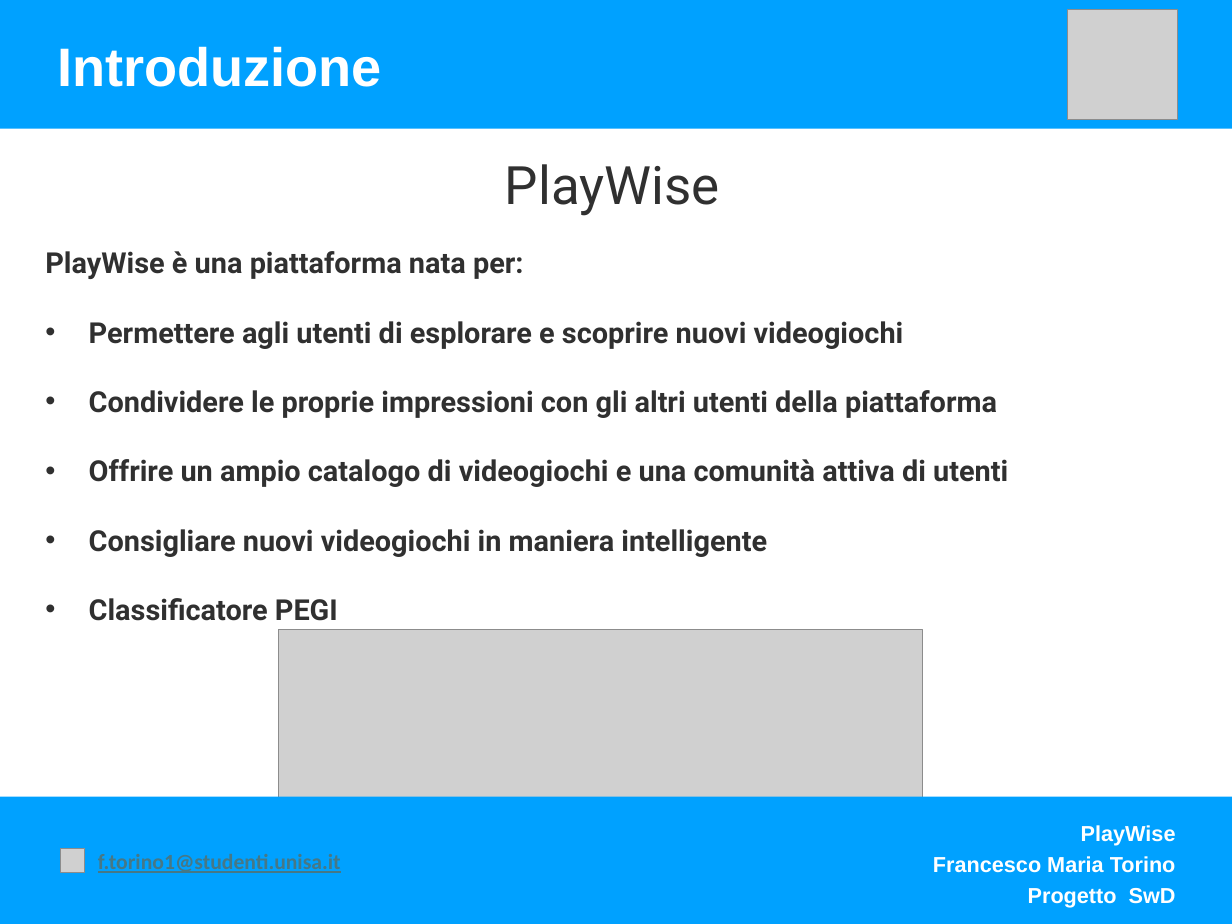
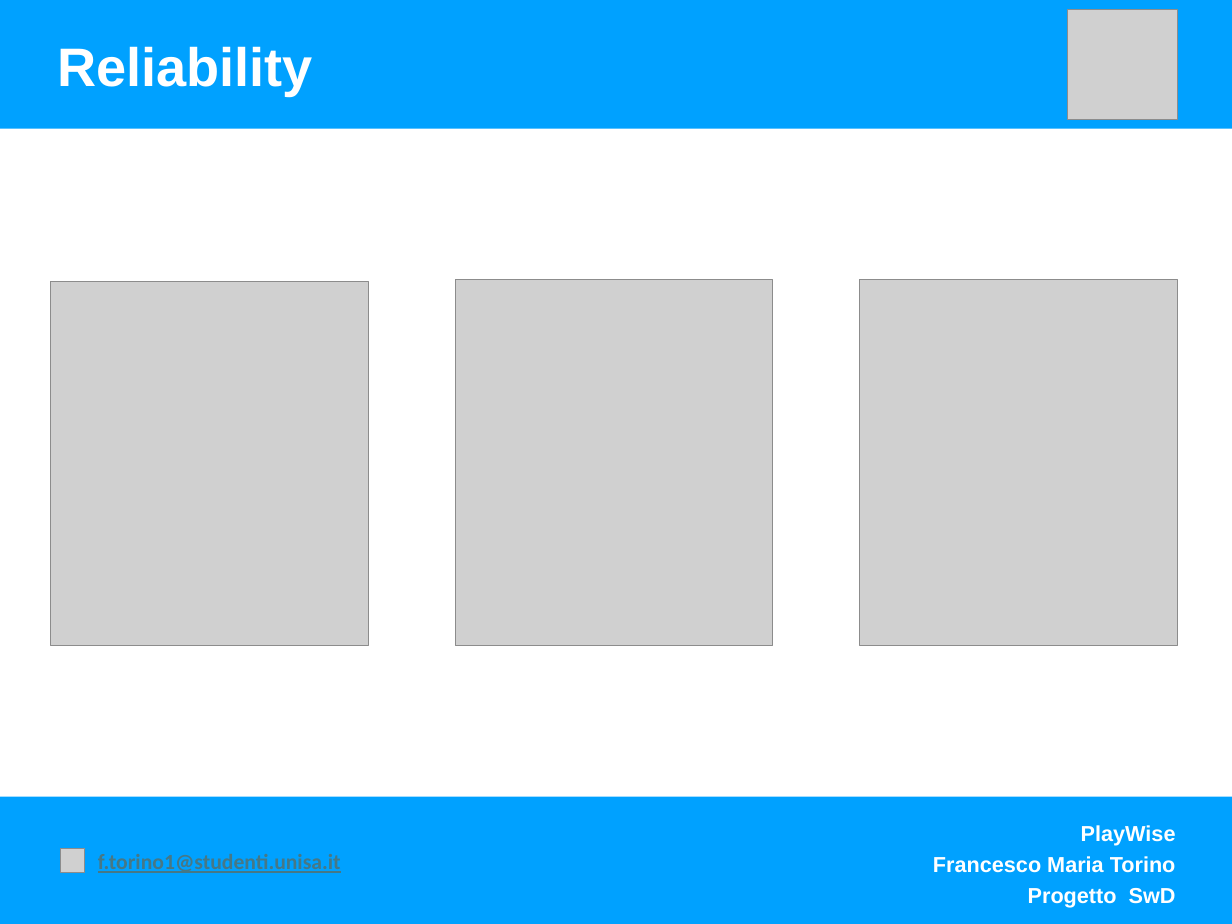
Before and after one commit to FrancescoTorino1999/PlayWiseDependability, a slide deck: slide 4 of Presentazione/Presentazione Playwise SwD.pptx (slide 2 before the commit). Drawn at 1232x924 pixels with LibreOffice and Linux fonts; fonts in the diff are those of the drawing; grey boxes stand for pictures. Boxes give left, top, right and bottom in pixels: in the first picture for what was removed or moved away, otherwise in the second. Text is boxed around its words. In the diff, an @@ line names an element or a change of style, - is before the commit and + after.

```diff
--- a/Presentazione/Presentazione Playwise SwD.pptx
+++ b/Presentazione/Presentazione Playwise SwD.pptx
@@ text at (x1=58, y1=46, x2=314, y2=96): text changed @@
-Introduzione
+Reliability
@@ text removed at (x1=505, y1=164, x2=720, y2=216) @@
-PlayWise
@@ text removed at (x1=45, y1=251, x2=1008, y2=621) @@
-PlayWise è una piattaforma nata per:
-• Permettere agli utenti di esplorare e scoprire nuovi videogiochi
-• Condividere le proprie impressioni con gli altri utenti della piattaforma
-• Offrire un ampio catalogo di videogiochi e una comunità attiva di utenti
-• Consigliare nuovi videogiochi in maniera intelligente
-• Classificatore PEGI
@@ picture added at (x1=51, y1=282, x2=369, y2=646) @@
@@ picture added at (x1=455, y1=280, x2=773, y2=646) @@
@@ picture added at (x1=859, y1=280, x2=1177, y2=645) @@
@@ picture removed at (x1=279, y1=630, x2=923, y2=799) @@
```
Also in this commit, not shown: 2 other slides changed, 2 slides added, 4 other files.
